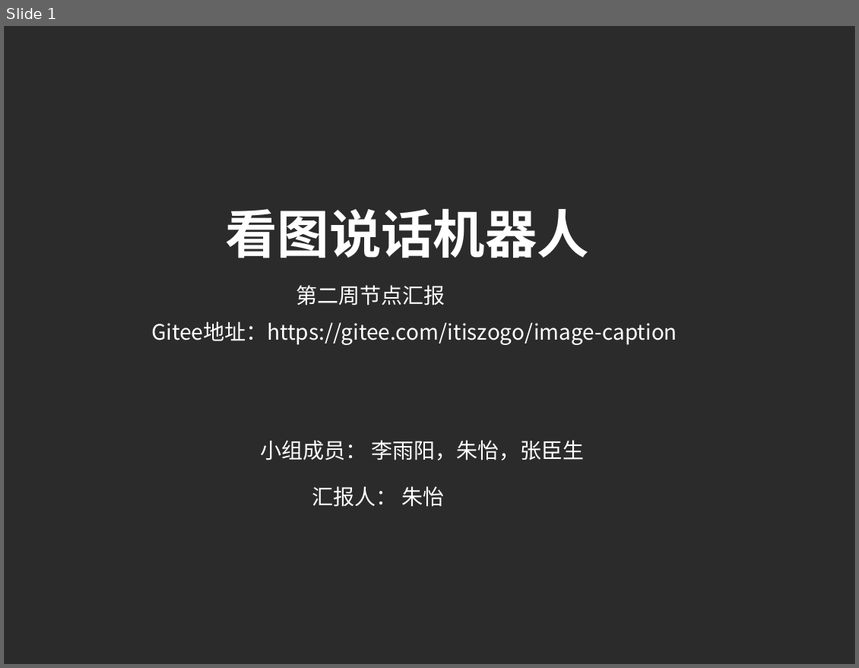
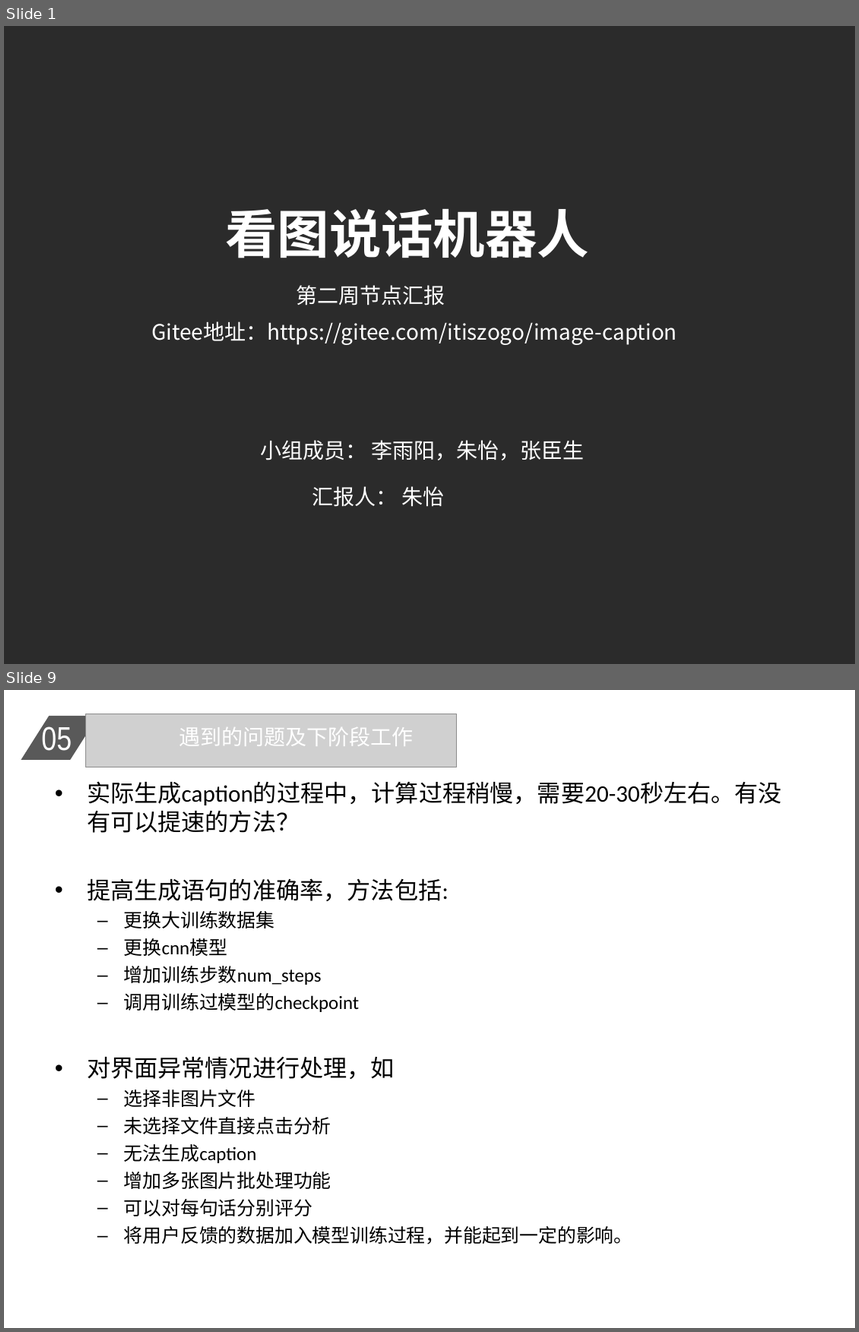
Before and after one commit to zhuyi55/img_caption, a slide deck: documents/report_2.ppt. Shown one above the other, each under a label of ours: slide 1 before the commit, slides 1 and 9 after it; the slides between them are not shown. The pictures are 859x668 and 859x1332 pixels, drawn with LibreOffice and Linux fonts; fonts in the diff are those of the drawing; grey boxes stand for pictures; background and template pictures are left out; a plain dark background stands for a picture behind light text. Boxes give left, top, right and bottom in pixels: in the first picture for what was removed or moved away, otherwise in the second. Text is boxed around its words. In the diff, an @@ line names an element or a change of style, - is before the commit and + after.

```diff
--- a/documents/report_2.ppt
+++ b/documents/report_2.ppt
@@ slide 9 added at (4,690,855,1328), background #FFFFFF @@
@@ parallelogram added at (21,716,98,760), fill #595959 @@
@@ text added at (41,723,72,751), 28 pt, text #FFFFFF @@
+05
@@ picture added at (86,714,457,768) @@
@@ text added at (180,727,414,746), 18 pt, text #FFFFFF @@
+遇到的问题及下阶段工作
@@ text added at (87,781,782,1245), 16 pt, text #000000 @@
+• 实际生成caption的过程中，计算过程稍慢，需要20-30秒左右。有没有可以提速的方法？
+• 提高生成语句的准确率，方法包括:
+  – 更换大训练数据集
+  – 更换cnn模型
+  – 增加训练步数num_steps
+  – 调用训练过模型的checkpoint
+• 对界面异常情况进行处理，如
+  – 选择非图片文件
+  – 未选择文件直接点击分析
+  – 无法生成caption
+  – 增加多张图片批处理功能
+  – 可以对每句话分别评分
+  – 将用户反馈的数据加入模型训练过程，并能起到一定的影响。
```
Also in this commit, not shown: 6 slides changed, 1 other slide added, 1 slide removed, 1 other file.
